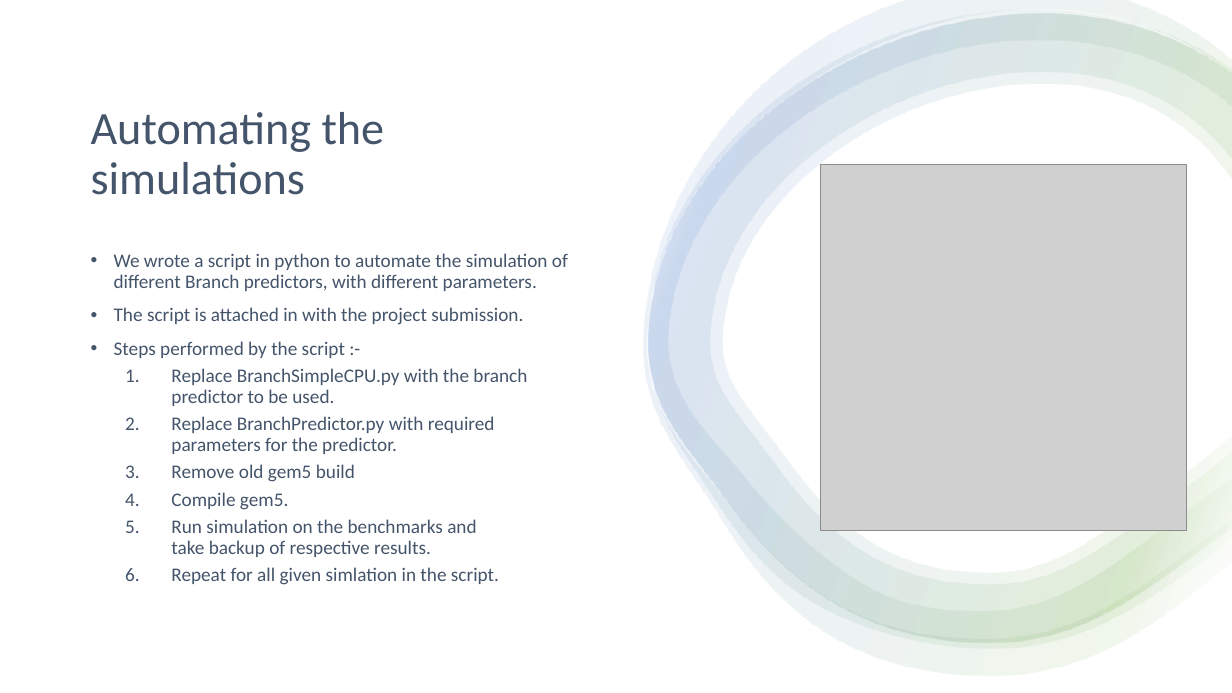
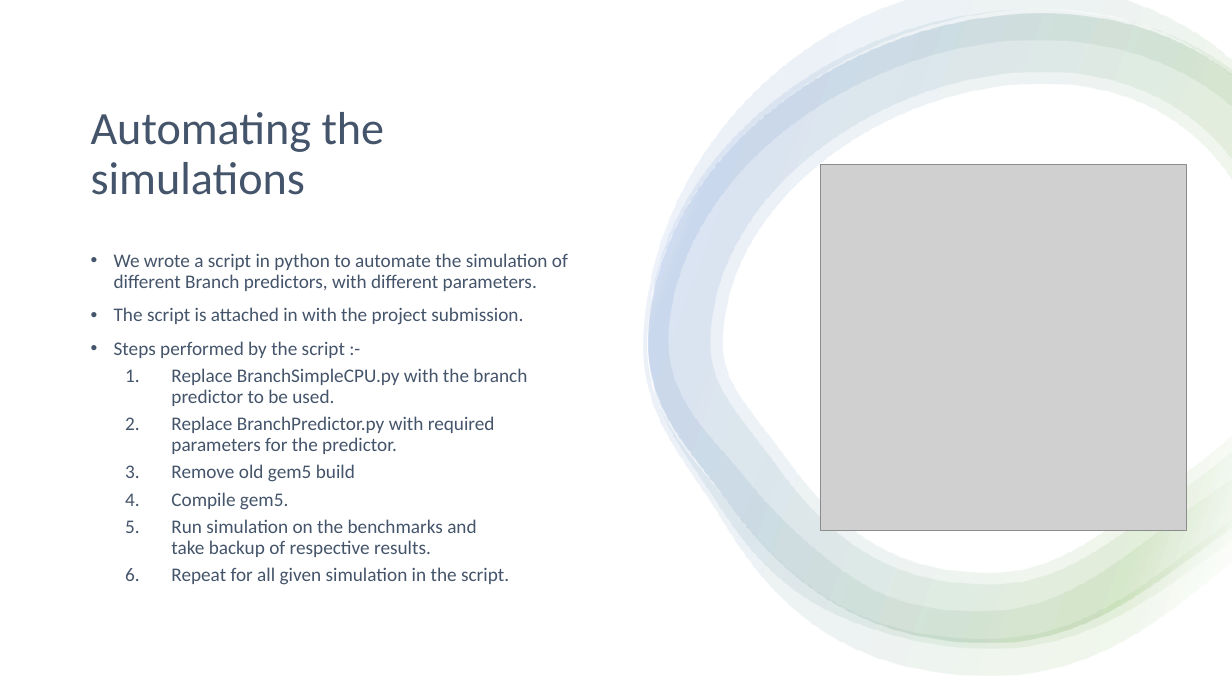
Before and after one commit to ved18/BranchPrediction, a slide deck: slide 11 of BranchPredictor_Comparison.pptx. Drawn at 1232x693 pixels with LibreOffice and Linux fonts; fonts in the diff are those of the drawing; grey boxes stand for pictures. Boxes give left, top, right and bottom in pixels: in the first picture for what was removed or moved away, otherwise in the second. Text is boxed around its words. In the diff, an @@ line names an element or a change of style, - is before the commit and + after.

```diff
--- a/BranchPredictor_Comparison.pptx
+++ b/BranchPredictor_Comparison.pptx
@@ text at (x1=171, y1=567, x2=509, y2=585): text changed @@
-  6. Repeat for all given simlation in the script.
+  6. Repeat for all given simulation in the script.
```
Also in this commit, not shown: 1 other file.
